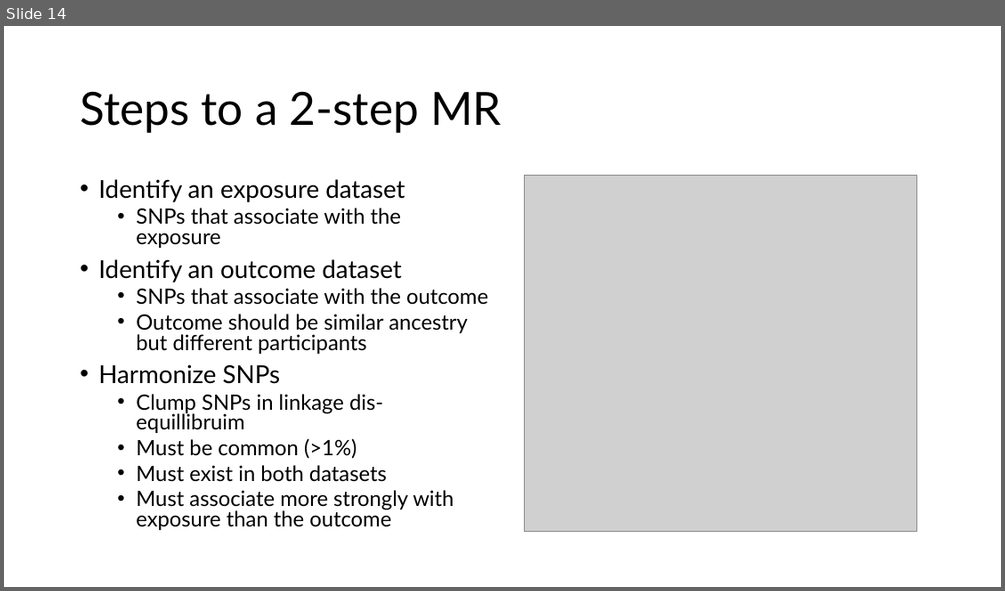
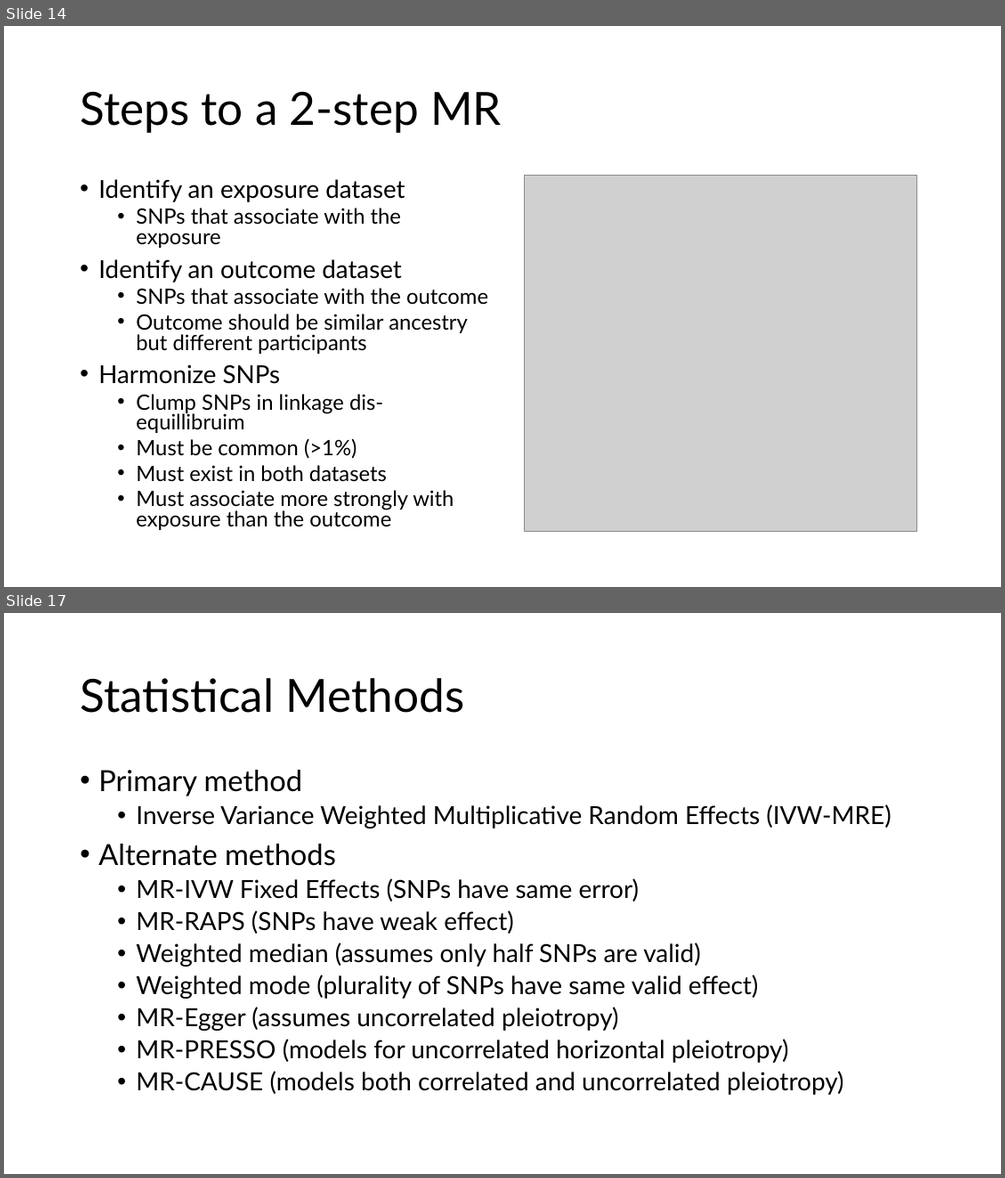
Before and after one commit to BridgesLab/PrecisionNutrition, a slide deck: Presentations/High Cholesterol Causes Bone Demineralization.pptx. Shown one above the other, each under a label of ours: slide 14 before the commit, slides 14 and 17 after it; the slides between them are not shown. The pictures are 1005x591 and 1005x1178 pixels, drawn with LibreOffice and Linux fonts; fonts in the diff are those of the drawing; grey boxes stand for pictures. Boxes give left, top, right and bottom in pixels: in the first picture for what was removed or moved away, otherwise in the second. Text is boxed around its words. In the diff, an @@ line names an element or a change of style, - is before the commit and + after.

```diff
--- a/Presentations/High Cholesterol Causes Bone Demineralization.pptx
+++ b/Presentations/High Cholesterol Causes Bone Demineralization.pptx
@@ slide 17 added at bbox=[4, 613, 1001, 1174], background #FFFFFF @@
@@ title added at bbox=[80, 678, 464, 713], 44 pt, text #000000 @@
+Statistical Methods
@@ text added at bbox=[98, 770, 890, 1094], 24 pt, text #000000 @@
+• Primary method
+  • Inverse Variance Weighted Multiplicative Random Effects (IVW-MRE)
+• Alternate methods
+  • MR-IVW Fixed Effects (SNPs have same error)
+  • MR-RAPS (SNPs have weak effect)
+  • Weighted median (assumes only half SNPs are valid)
+  • Weighted mode (plurality of SNPs have same valid effect)
+  • MR-Egger (assumes uncorrelated pleiotropy)
+  • MR-PRESSO (models for uncorrelated horizontal pleiotropy)
+  • MR-CAUSE (models both correlated and uncorrelated pleiotropy)
```
Also in this commit, not shown: 5 slides changed, 8 other slides added, 2 slides removed, 2 other files.
